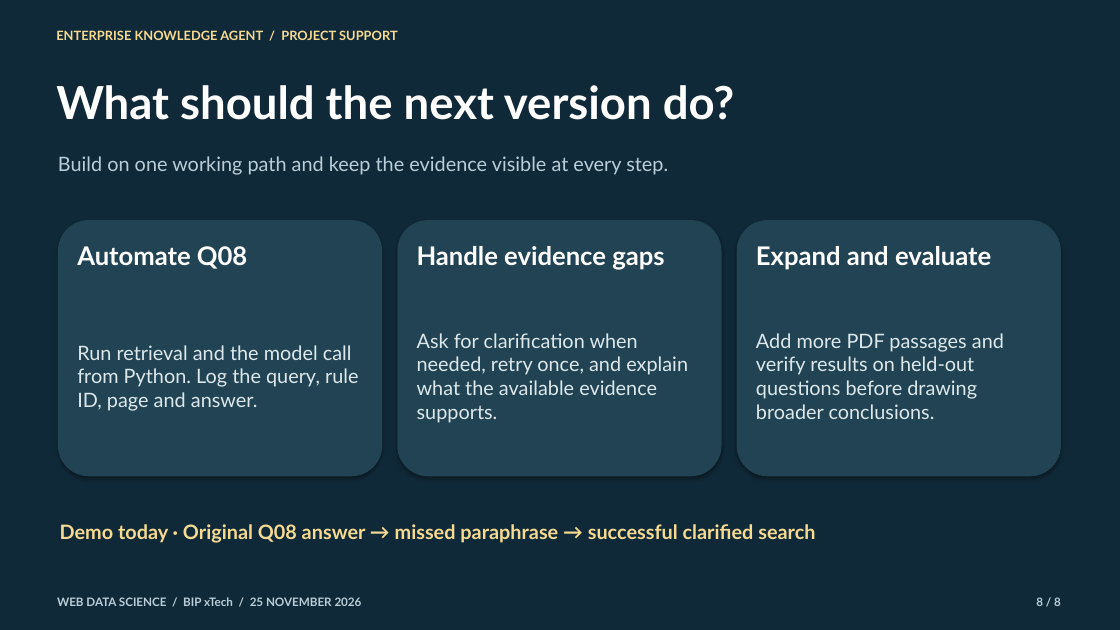
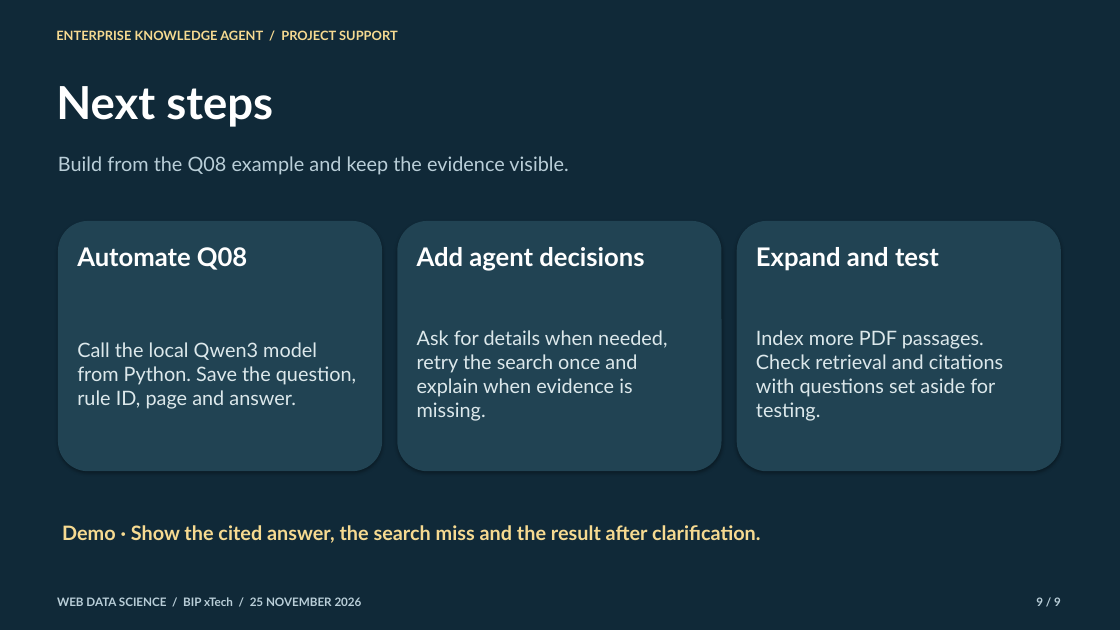
Before and after one commit to nafismam/EnterpriseKnowledgeAgent, a slide deck: slide 9 of presentations/enterprise-knowledge-agent-progress-2026-11-25.pptx (slide 8 before the commit). Drawn at 1120x630 pixels with LibreOffice and Linux fonts; fonts in the diff are those of the drawing. Boxes give left, top, right and bottom in pixels: in the first picture for what was removed or moved away, otherwise in the second. Text is boxed around its words. In the diff, an @@ line names an element or a change of style, - is before the commit and + after.

Commit message:
docs: explain search and agent design in progress slides

```diff
--- a/presentations/enterprise-knowledge-agent-progress-2026-11-25.pptx
+++ b/presentations/enterprise-knowledge-agent-progress-2026-11-25.pptx
@@ text at (56, 86, 273, 127): text changed @@
-What should the next version do?
+Next steps
@@ text at (58, 156, 568, 175): text changed @@
-Build on one working path and keep the evidence visible at every step.
+Build from the Q08 example and keep the evidence visible.
@@ rounded rectangle: place and size @@
-rounded rectangle at (58, 220, 382, 476)
+rounded rectangle at (58, 221, 382, 471)
@@ rounded rectangle: place and size @@
-rounded rectangle at (397, 220, 722, 476)
+rounded rectangle at (397, 221, 722, 471)
@@ rounded rectangle: place and size @@
-rounded rectangle at (737, 220, 1061, 476)
+rounded rectangle at (737, 221, 1061, 471)
@@ text at (417, 247, 644, 271): text changed @@
-Handle evidence gaps
+Add agent decisions
@@ text at (756, 247, 939, 271): text changed @@
-Expand and evaluate
+Expand and test
@@ text at (77, 342, 356, 409): text changed @@
-Run retrieval and the model call from Python. Log the query, rule ID, page and answer.
+Call the local Qwen3 model from Python. Save the question, rule ID, page and answer.
@@ text at (417, 330, 667, 421): text changed @@
-Ask for clarification when needed, retry once, and explain what the available evidence supports.
+Ask for details when needed, retry the search once and explain when evidence is missing.
@@ text at (756, 330, 1003, 421): text changed @@
-Add more PDF passages and verify results on held-out questions before drawing broader conclusions.
+Index more PDF passages. Check retrieval and citations with questions set aside for testing.
@@ text at (62, 525, 761, 543): text changed @@
-Demo today · Original Q08 answer → missed paraphrase → successful clarified search
+Demo · Show the cited answer, the search miss and the result after clarification.
@@ text at (1036, 597, 1061, 606): text changed @@
-8 / 8
+9 / 9
```
Also in this commit, not shown: 2 other slides changed, 6 slides added, 5 slides removed, 1 other file.
